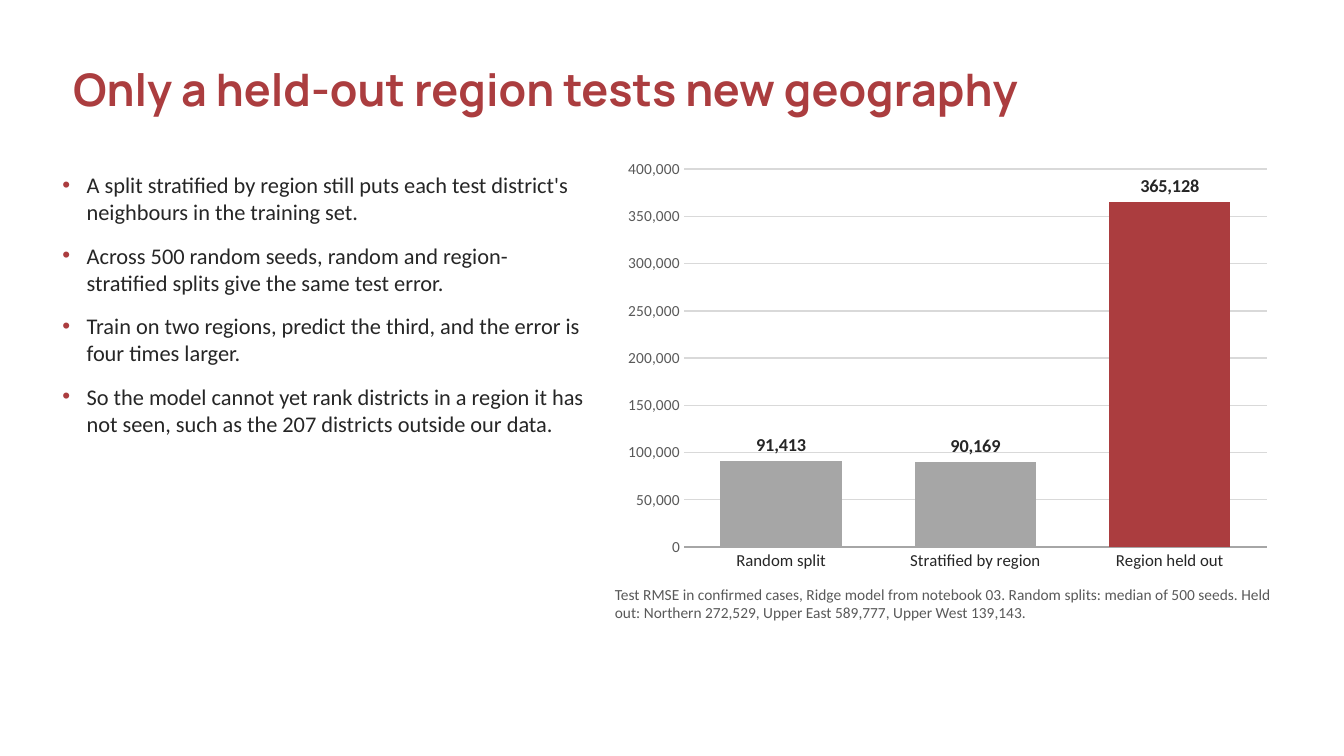
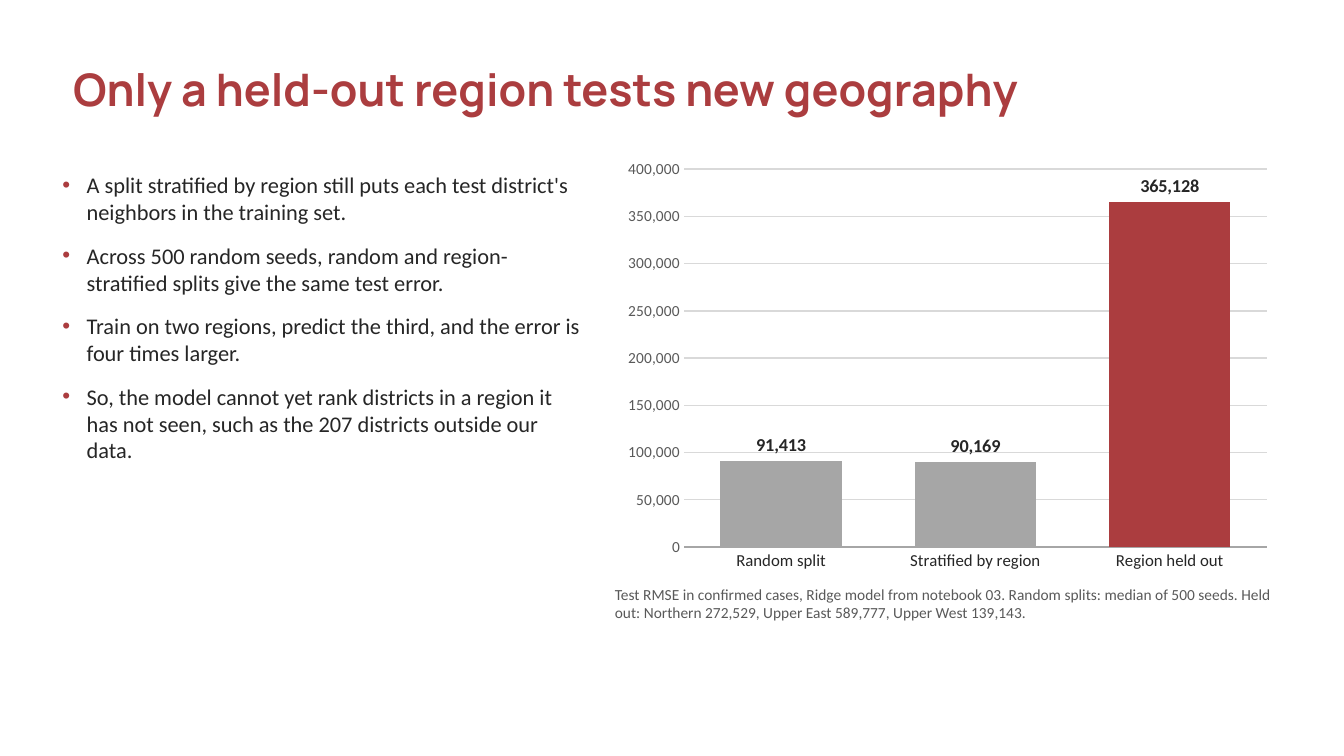
Before and after one commit to ASU-MICS-2028/mle-group-3-prosit-1, a slide deck: slide 8 of reports/ITN_Allocation_Ashesi.pptx. Drawn at 1344x756 pixels with LibreOffice and Linux fonts; fonts in the diff are those of the drawing; background and template pictures are left out. Boxes give left, top, right and bottom in pixels: in the first picture for what was removed or moved away, otherwise in the second. Text is boxed around its words. In the diff, an @@ line names an element or a change of style, - is before the commit and + after.

Commit message:
fix(presentation): keep Eric's PowerPoint edits to slides 8 and 16
Slide 8 reads neighbors and adds a comma; slide 16's AI declaration no longer points to WORKLOG.md. The builder now produces the same text as the saved deck.

```diff
--- a/reports/ITN_Allocation_Ashesi.pptx
+++ b/reports/ITN_Allocation_Ashesi.pptx
@@ text at <box>87,177,567,224</box>: text changed @@
-• A split stratified by region still puts each test district's neighbours in the training set.
+• A split stratified by region still puts each test district's neighbors in the training set.
@@ text at <box>87,389,552,458</box>: text changed @@
-• So the model cannot yet rank districts in a region it has not seen, such as the 207 districts outside our data.
+• So, the model cannot yet rank districts in a region it has not seen, such as the 207 districts outside our data.
```
Also in this commit, not shown: 3 other slides changed, 2 other files.
